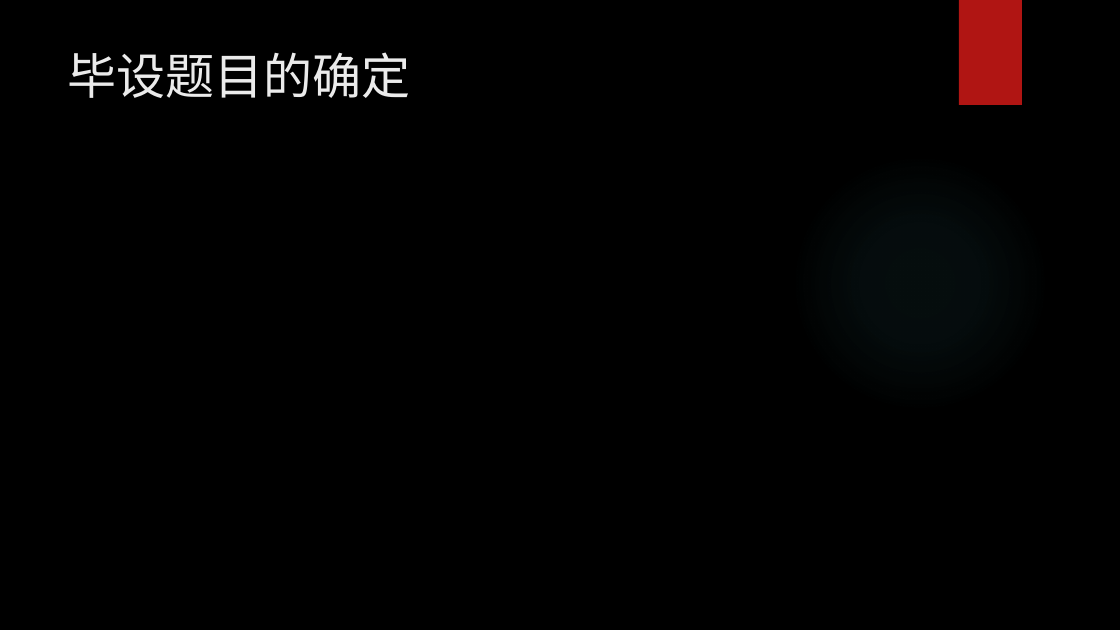
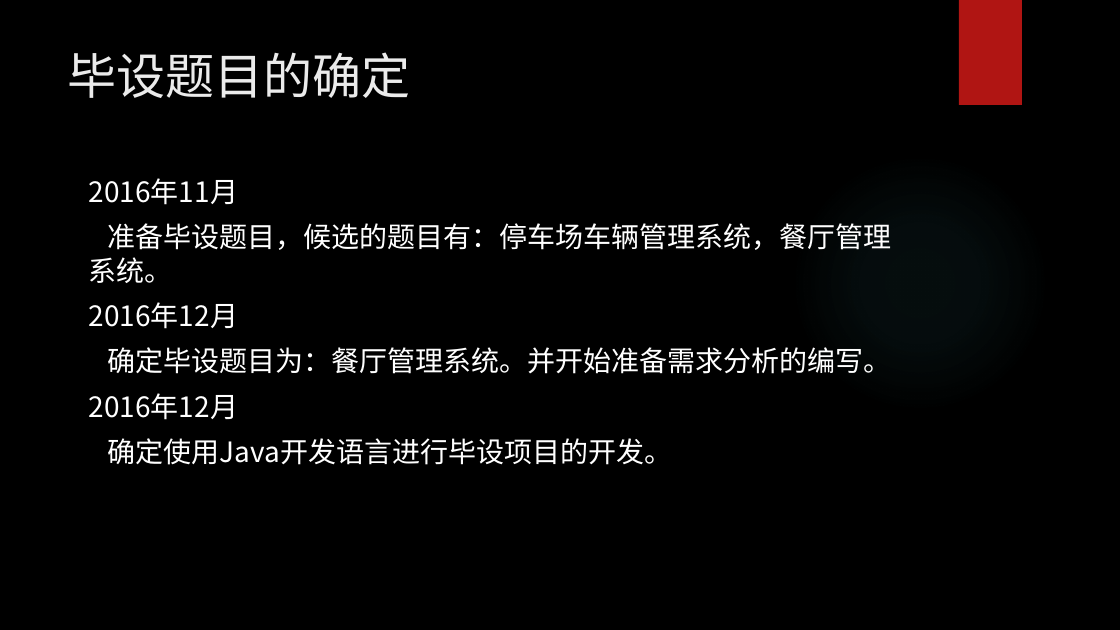
Before and after one commit to zhangweipu/mywork, a slide deck: slide 2 of 毕业设计/毕设演示.pptx. Drawn at 1120x630 pixels with LibreOffice and Linux fonts; fonts in the diff are those of the drawing; background and template pictures are left out. Boxes give left, top, right and bottom in pixels: in the first picture for what was removed or moved away, otherwise in the second. Text is boxed around its words. In the diff, an @@ line names an element or a change of style, - is before the commit and + after.

```diff
--- a/毕业设计/毕设演示.pptx
+++ b/毕业设计/毕设演示.pptx
@@ text added at [89,178,892,465], 24 pt, text #FFFFFF @@
+2016年11月
+准备毕设题目，候选的题目有：停车场车辆管理系统，餐厅管理系统。
+2016年12月
+确定毕设题目为：餐厅管理系统。并开始准备需求分析的编写。
+2016年12月
+确定使用Java开发语言进行毕设项目的开发。
```
Also in this commit, not shown: 14 slides added, 11 other files.
